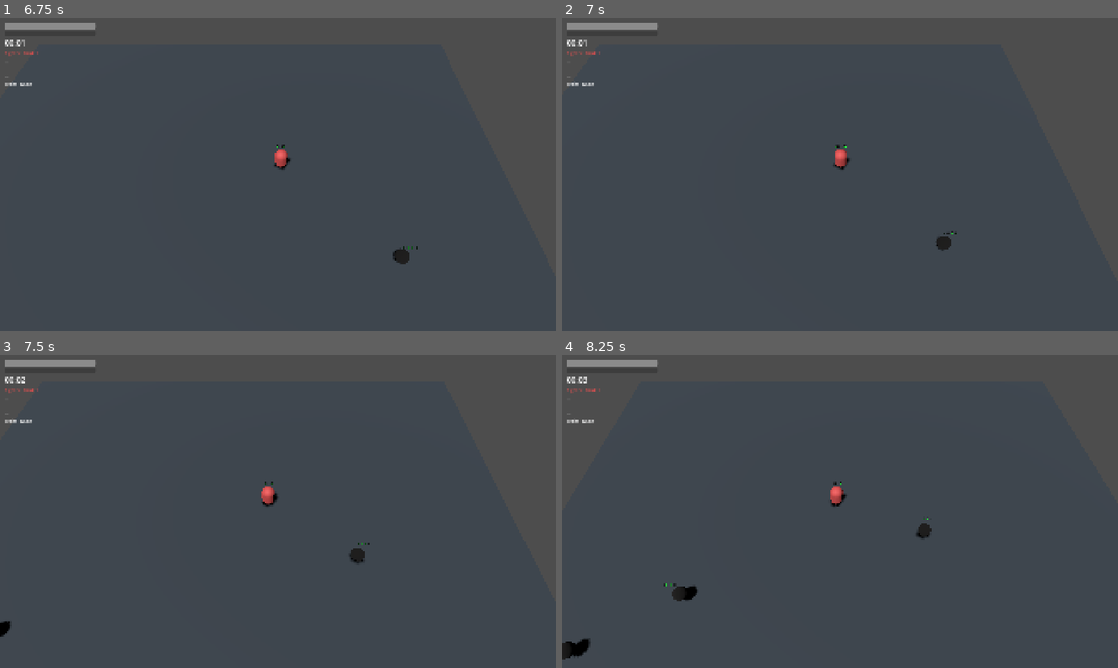
Above: before the commit, frames 1-4 (two rows, left to right).
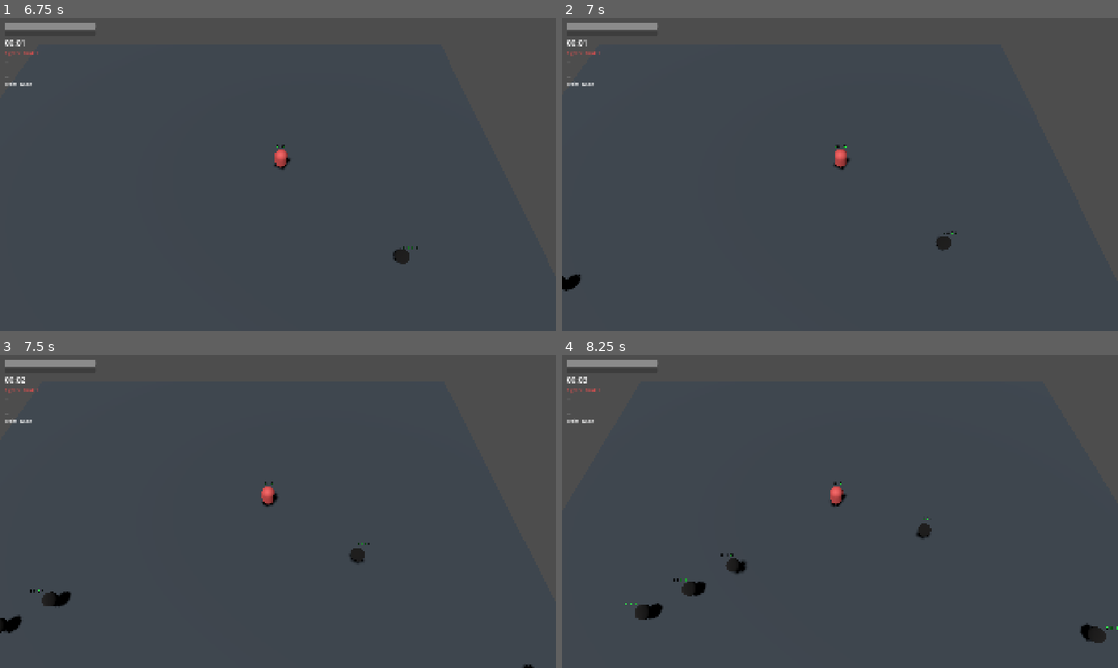
Above: after the commit, the same moments.

Repository: JVITsolutions/Party-Forge
Game: Godot game, scene res://scenes/game/main.tscn
Two runs of this game, one before a commit and one after it. Both use one fixed random seed, a clock stepped at 60 frames per second and the inputs below.
Inputs (mouse positions are in pixels of both pictures, inside the frame that each line leads up to):
- Up to frame 1 (6.75 s): click "Fighter Frontline" at 0.5 s; tap Enter (ui_accept) at 1.25, 1.52, 1.82, 5, 5.75 s; move the mouse to (400, 158) at 1.27 s; hold D (move_right) 1.28-2 s; hold Tab (character_ledger) 1.28-2 s; click (400, 158) at 1.42 s; click "Stats" at 2 s; click "Current Upgrades" at 2.75 s; click "Equipment & Inventory" at 3.5 s; click "[Selected] Gia Fighter 260/260" at 4.25 s; drag from (166, 190) to (250, 237) at 5.02 s; move the mouse to (333, 105) at 5.77 s; hold D (move_right) 5.78-6.5 s; tap I at 5.85 s; drag from (250, 237) to (111, 127) at 6.52 s
- Up to frame 2 (7 s): no input
- Up to frame 3 (7.5 s): move the mouse to (444, 558) at 7.27 s; hold A (move_left) from 7.28 s (still down); tap Space at 7.35 s
- Up to frame 4 (8.25 s): tap Enter (ui_accept) at 7.52, 7.82 s; release A (move_left) at 8 s; drag from (673, 464) to (756, 433) at 8.02 s

Frame 1 is identical in both runs. In frame 2, 0.1% of the frame differs, in the area x 0-4%, y 82-88%; in frame 3, 0.4%; in frame 4, 1.1%, in the area x 0-100%, y 63-98%.

Commit message:
balance: retune early enemy spawn bands

Diff:
--- a/scripts/game/spawn_director.gd
+++ b/scripts/game/spawn_director.gd
@@ -5,9 +5,15 @@
 
 const SpawnScheduleScript := preload("res://scripts/game/spawn_schedule.gd")
 const SWARMER_SCENE := preload("res://scenes/enemies/swarmer.tscn")
+const BOLTCASTER_SCENE := preload("res://scenes/enemies/boltcaster.tscn")
 const SPITTER_SCENE := preload("res://scenes/enemies/spitter.tscn")
 const EXPERIENCE_ORB_SCENE := preload("res://scenes/progression/experience_orb.tscn")
 const MAX_SCHEDULED_SPAWNS_PER_UPDATE := 64
+const ENEMY_SCENES := {
+    &"swarmer": SWARMER_SCENE,
+    &"boltcaster": BOLTCASTER_SCENE,
+    &"spitter": SPITTER_SCENE,
+}
 
 var elapsed_seconds := 0.0
 var spawn_cooldown := 0.0
@@ -83,23 +89,32 @@
     var band: RefCounted = SpawnScheduleScript.sample(at_time)
     if band == null:
         return &""
+    return _sample_enemy_id_from_band(band)
+
+func _sample_enemy_id_from_band(band: RefCounted) -> StringName:
     var swarmer_weight := int(band.get("swarmer_weight"))
-    var total := swarmer_weight + int(band.get("spitter_weight"))
+    var boltcaster_weight := int(band.get("boltcaster_weight"))
+    var total := swarmer_weight + boltcaster_weight + int(band.get("spitter_weight"))
     if total <= 0:
         return &""
-    return &"swarmer" if rng.randi_range(1, total) <= swarmer_weight else &"spitter"
+    var roll := rng.randi_range(1, total)
+    if roll <= swarmer_weight:
+        return &"swarmer"
+    if roll <= swarmer_weight + boltcaster_weight:
+        return &"boltcaster"
+    return &"spitter"
 
 func spawn_enemy(enemy_id: StringName) -> Node3D:
     if enemy_id.is_empty():
         return null
-    if enemy_id != &"swarmer" and enemy_id != &"spitter":
+    if not ENEMY_SCENES.has(enemy_id):
         print(format_unknown_enemy_id(enemy_id))
         return null
     var marker := _choose_spawn_marker()
     if marker == null:
         return null
     var spawn_position := marker.global_position if marker.is_inside_tree() else marker.position
-    var scene: PackedScene = SWARMER_SCENE if enemy_id == &"swarmer" else SPITTER_SCENE
+    var scene := ENEMY_SCENES[enemy_id] as PackedScene
     var enemy := scene.instantiate() as Node3D
     var parent := enemies_parent if enemies_parent != null and is_instance_valid(enemies_parent) else get_parent()
     if parent == null:
--- a/scripts/game/spawn_schedule.gd
+++ b/scripts/game/spawn_schedule.gd
@@ -4,20 +4,22 @@
 class SpawnBand extends RefCounted:
     var interval: float
     var swarmer_weight: int
+    var boltcaster_weight: int
     var spitter_weight: int
 
-    func _init(seconds: float, swarmer: int, spitter: int) -> void:
+    func _init(seconds: float, swarmer: int, boltcaster: int, spitter: int) -> void:
         interval = seconds
         swarmer_weight = swarmer
+        boltcaster_weight = boltcaster
         spitter_weight = spitter
 
 static func sample(elapsed_seconds: float) -> SpawnBand:
     if elapsed_seconds < 0.0 or elapsed_seconds >= 300.0:
         return null
     if elapsed_seconds < 60.0:
-        return SpawnBand.new(1.25, 100, 0)
+        return SpawnBand.new(0.56, 100, 0, 0)
     if elapsed_seconds < 150.0:
-        return SpawnBand.new(0.9, 80, 20)
+        return SpawnBand.new(0.40, 75, 25, 0)
     if elapsed_seconds < 240.0:
-        return SpawnBand.new(0.65, 65, 35)
-    return SpawnBand.new(0.45, 55, 45)
+        return SpawnBand.new(0.29, 60, 32, 8)
+    return SpawnBand.new(0.20, 50, 35, 15)
--- a/tests/unit/test_combat_test_overrides.gd
+++ b/tests/unit/test_combat_test_overrides.gd
@@ -31,6 +31,8 @@
 	var director := main.get("spawn_director") as SpawnDirector
 	TestAssertions.equal(director.call(&"advance_time", 10.0), 0, "active run density reaches scheduled spawning", failures)
 	TestAssertions.near(director.elapsed_seconds, 10.0, 0.001, "zero-density active run still advances schedule time", failures)
+	var direct_boltcaster := director.spawn_enemy(&"boltcaster")
+	TestAssertions.truthy(direct_boltcaster is Boltcaster, "zero density preserves direct Boltcaster spawning", failures)
 
 	var leader := main.get("leader") as PartyActor
 	var leader_health := leader.get_node("HealthComponent") as HealthComponent
--- a/tests/unit/test_spawn_schedule.gd
+++ b/tests/unit/test_spawn_schedule.gd
@@ -43,14 +43,14 @@
 
 func _test_schedule_boundaries(failures: Array[String]) -> void:
     var schedule: Script = load("res://scripts/game/spawn_schedule.gd") as Script
-    _assert_band(schedule.call("sample", 0.0), 1.25, 100, 0, "zero", failures)
-    _assert_band(schedule.call("sample", 59.999), 1.25, 100, 0, "before 60", failures)
-    _assert_band(schedule.call("sample", 60.0), 0.9, 80, 20, "at 60", failures)
-    _assert_band(schedule.call("sample", 149.999), 0.9, 80, 20, "before 150", failures)
-    _assert_band(schedule.call("sample", 150.0), 0.65, 65, 35, "at 150", failures)
-    _assert_band(schedule.call("sample", 239.999), 0.65, 65, 35, "before 240", failures)
-    _assert_band(schedule.call("sample", 240.0), 0.45, 55, 45, "at 240", failures)
-    _assert_band(schedule.call("sample", 299.999), 0.45, 55, 45, "before 300", failures)
+    _assert_band(schedule.call("sample", 0.0), 0.56, 100, 0, 0, "zero", failures)
+    _assert_band(schedule.call("sample", 59.999), 0.56, 100, 0, 0, "before 60", failures)
+    _assert_band(schedule.call("sample", 60.0), 0.40, 75, 25, 0, "at 60", failures)
+    _assert_band(schedule.call("sample", 149.999), 0.40, 75, 25, 0, "before 150", failures)
+    _assert_band(schedule.call("sample", 150.0), 0.29, 60, 32, 8, "at 150", failures)
+    _assert_band(schedule.call("sample", 239.999), 0.29, 60, 32, 8, "before 240", failures)
+    _assert_band(schedule.call("sample", 240.0), 0.20, 50, 35, 15, "at 240", failures)
+    _assert_band(schedule.call("sample", 299.999), 0.20, 50, 35, 15, "before 300", failures)
     TestAssertions.equal(schedule.call("sample", -0.001), null, "negative time has no ordinary band", failures)
     TestAssertions.equal(schedule.call("sample", 300.0), null, "300 seconds has no ordinary band", failures)
 
@@ -260,11 +260,19 @@
     second.call("configure", 4242, leader, experience, markers, null, root, root, 1.0, CombatRng.new(4242), types)
     var first_ids: Array[StringName] = []
     var second_ids: Array[StringName] = []
-    for index: int in range(40):
-        first_ids.append(first.call("sample_enemy_id", 75.0))
-        second_ids.append(second.call("sample_enemy_id", 75.0))
+    for index: int in range(2000):
+        first_ids.append(first.call("sample_enemy_id", 150.0))
+        second_ids.append(second.call("sample_enemy_id", 150.0))
     TestAssertions.equal(first_ids, second_ids, "spawn selection is repeatable for a local seed", failures)
-    TestAssertions.truthy(&"swarmer" in first_ids and &"spitter" in first_ids, "60-second band can produce both enemy types", failures)
+    TestAssertions.truthy(&"swarmer" in first_ids and &"boltcaster" in first_ids and &"spitter" in first_ids, "150-second band can produce all three enemy types", failures)
+    var swarmer_ratio := float(first_ids.count(&"swarmer")) / float(first_ids.size())
+    var boltcaster_ratio := float(first_ids.count(&"boltcaster")) / float(first_ids.size())
+    var spitter_ratio := float(first_ids.count(&"spitter")) / float(first_ids.size())
+    TestAssertions.near(swarmer_ratio, 0.60, 0.04, "seeded samples follow the Swarmer weight", failures)
+    TestAssertions.near(boltcaster_ratio, 0.32, 0.04, "seeded samples follow the Boltcaster weight", failures)
+    TestAssertions.near(spitter_ratio, 0.08, 0.025, "seeded samples follow the Spitter weight", failures)
+    var invalid_band := SpawnSchedule.SpawnBand.new(1.0, 0, 0, 0)
+    TestAssertions.equal(first.call("_sample_enemy_id_from_band", invalid_band), &"", "non-positive total weight selects no enemy", failures)
     first.set("elapsed_seconds", 299.9)
     first.call("advance_time", 0.2)
     TestAssertions.near(float(first.get("elapsed_seconds")), 300.1, 0.001, "director clock can cross ordinary spawn stop", failures)
@@ -320,7 +328,7 @@
     var normal: Node = director_script.new() as Node
     root.add_child(normal)
     normal.call("configure", 11, leader, experience, markers, null, root, root, 1.0, CombatRng.new(11), types, 100)
-    TestAssertions.equal(normal.call("advance_time", 1.26), 2, "100 percent preserves baseline schedule including initial spawn", failures)
+    TestAssertions.equal(normal.call("advance_time", 1.26), 3, "100 percent preserves retuned baseline schedule including initial spawn", failures)
 
     var extreme: Node = director_script.new() as Node
     root.add_child(extreme)
@@ -346,12 +354,13 @@
     TestAssertions.near(float(orb.get("pickup_radius_multiplier")), 2.5, 0.001, "pickup upgrade propagates to existing XP orbs", failures)
     root.free()
 
-func _assert_band(band: Variant, interval: float, swarmer: int, spitter: int, label: String, failures: Array[String]) -> void:
+func _assert_band(band: Variant, interval: float, swarmer: int, boltcaster: int, spitter: int, label: String, failures: Array[String]) -> void:
     TestAssertions.truthy(band != null, "%s returns a band" % label, failures)
     if band == null:
         return
     TestAssertions.near(float(band.get("interval")), interval, 0.001, "%s interval" % label, failures)
     TestAssertions.equal(int(band.get("swarmer_weight")), swarmer, "%s Swarmer weight" % label, failures)
+    TestAssertions.equal(int(band.get("boltcaster_weight")), boltcaster, "%s Boltcaster weight" % label, failures)
     TestAssertions.equal(int(band.get("spitter_weight")), spitter, "%s Spitter weight" % label, failures)
 
 func _new_root(root_name: String) -> Node3D:
